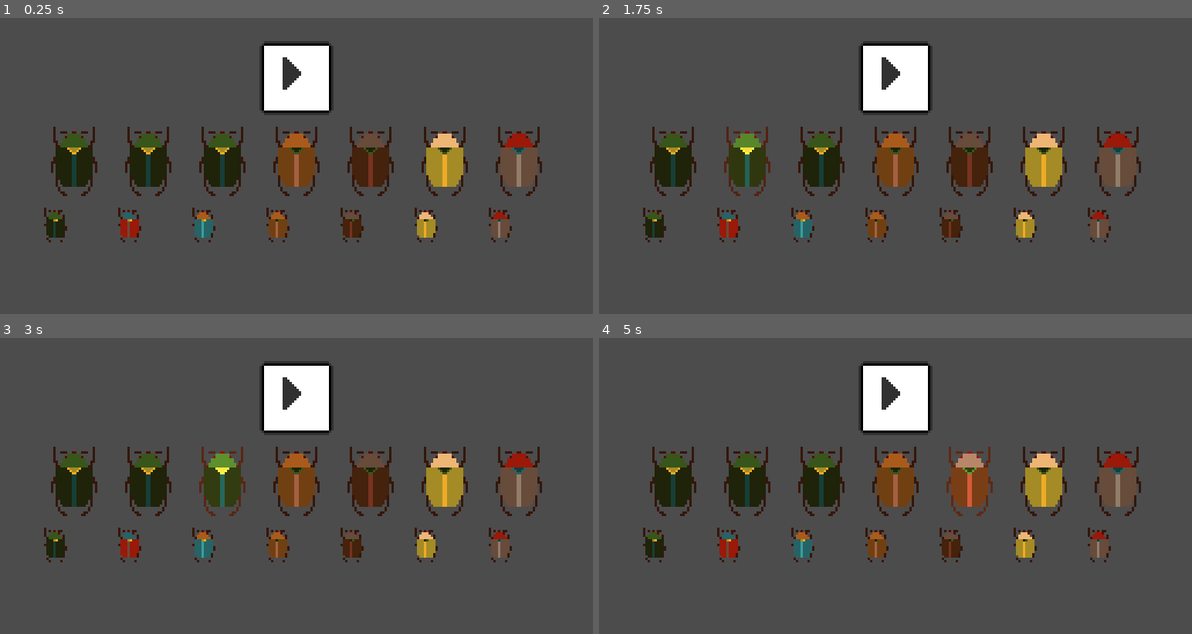
Above: before the commit, frames 1-4 (two rows, left to right).
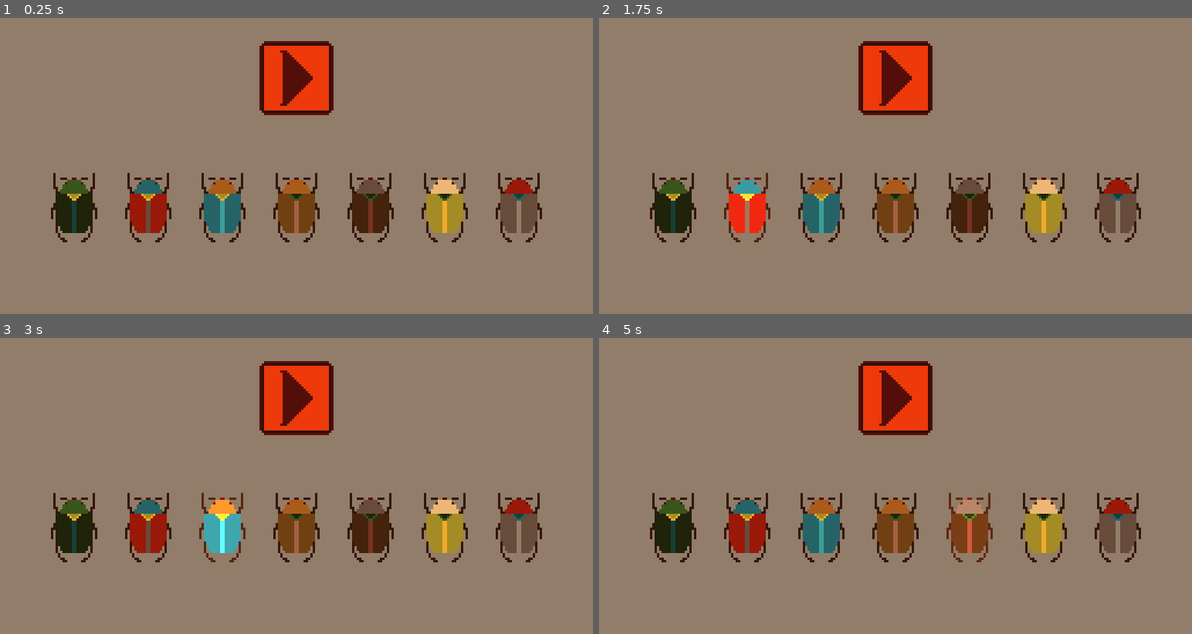
Above: after the commit, the same moments.

Repository: k4gi/gameoff2021
Game: Godot game, scene res://beetles/BeetleLevel.tscn
Same seed, same stepped clock (60 frames per second), same inputs: the game is played once before the commit and once after it. Before the commit the project has no main scene; this scene is started directly in both runs.
Inputs (mouse positions are in pixels of both pictures, inside the frame that each line leads up to):
- Up to frame 1 (0.25 s): no input
- Up to frame 2 (1.75 s): click (895, 77) at 0.5 s; click (670, 160) at 1.27 s
- Up to frame 3 (3 s): click (148, 480) at 2.02 s; click (225, 480) at 2.77 s
- Up to frame 4 (5 s): click (895, 480) at 3.52 s; click (966, 480) at 4.27 s

The runs differ from the first frame. In frame 1, 99% of the frame differs, in the area x 0-100%, y 0-100%; in frame 2, 99%; in frame 3, 99%; in frame 4, 100%.

Commit message:
i released this . . . tech demo?

Diff:
--- a/beetles/BeetleLevel.gd
+++ b/beetles/BeetleLevel.gd
@@ -20,20 +20,12 @@
 
 func _ready():
 	make_beetle("Beetle1")
-	make_beetle("Beetle1")
-	make_beetle("Beetle1")
+	make_beetle("Beetle2")
+	make_beetle("Beetle3")
 	make_beetle("Beetle4")
 	make_beetle("Beetle5")
 	make_beetle("Beetle6")
 	make_beetle("Beetle7")
-
-	make_beetle_control("Beetle1")
-	make_beetle_control("Beetle2")
-	make_beetle_control("Beetle3")
-	make_beetle_control("Beetle4")
-	make_beetle_control("Beetle5")
-	make_beetle_control("Beetle6")
-	make_beetle_control("Beetle7")
 
 
 func make_beetle(type: String):
--- a/beetles/BeetleLevel.tscn
+++ b/beetles/BeetleLevel.tscn
@@ -41,11 +41,17 @@
 "_edit_use_anchors_": false
 }
 
+[node name="Control" type="Control" parent="Margin/VBox"]
+margin_top = 36.0
+margin_right = 236.0
+margin_bottom = 52.0
+rect_min_size = Vector2( 32, 16 )
+
 [node name="HBox" type="HBoxContainer" parent="Margin/VBox"]
 margin_left = 118.0
-margin_top = 36.0
+margin_top = 56.0
 margin_right = 118.0
-margin_bottom = 36.0
+margin_bottom = 56.0
 size_flags_horizontal = 4
 size_flags_vertical = 4
 custom_constants/separation = 0
@@ -55,9 +61,9 @@
 
 [node name="HBoxControls" type="HBoxContainer" parent="Margin/VBox"]
 margin_left = 118.0
-margin_top = 40.0
+margin_top = 60.0
 margin_right = 118.0
-margin_bottom = 40.0
+margin_bottom = 60.0
 size_flags_horizontal = 4
 size_flags_vertical = 4
 custom_constants/separation = 0
--- a/project.godot
+++ b/project.godot
@@ -11,6 +11,7 @@
 [application]
 
 config/name="Gameoff 2021"
+run/main_scene="res://beetles/BeetleLevel.tscn"
 config/icon="res://icon.png"
 
 [display]
@@ -63,4 +64,5 @@
 
 [rendering]
 
+environment/default_clear_color=Color( 0.572549, 0.494118, 0.415686, 1 )
 environment/default_environment="res://default_env.tres"
Binary file added: cover.png
Not shown, added: cover.png.import
Binary file changed: sounds/play.png
Not shown, changed: sounds/play.xcf
